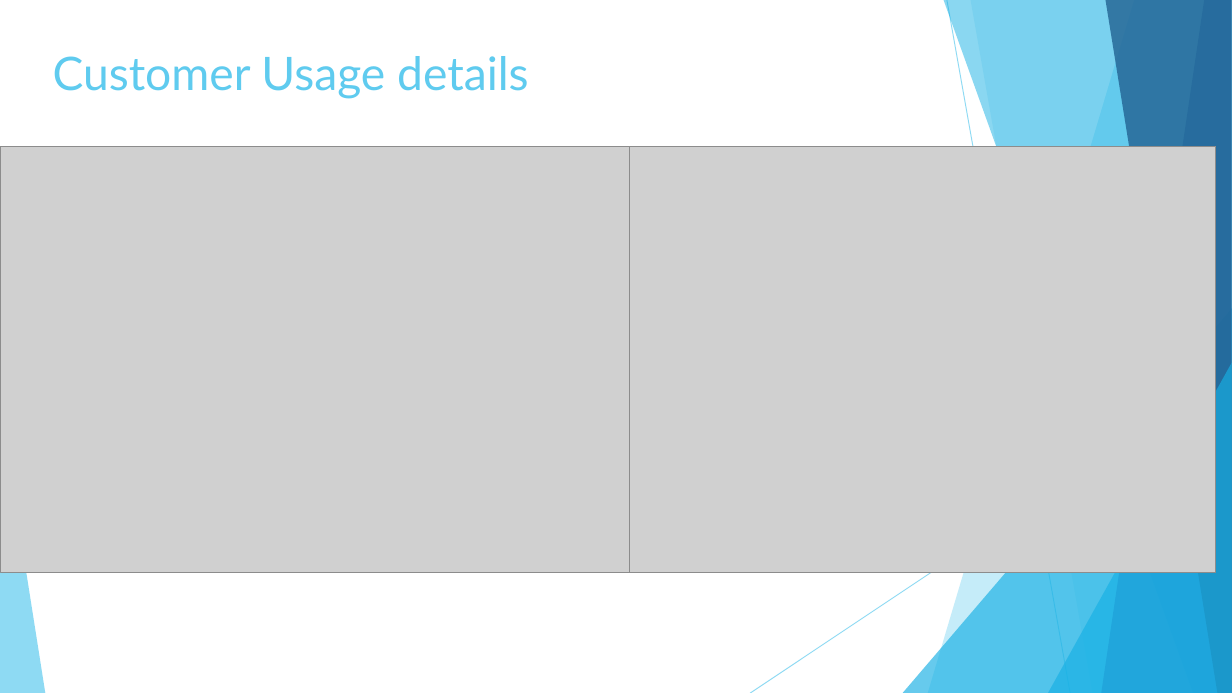
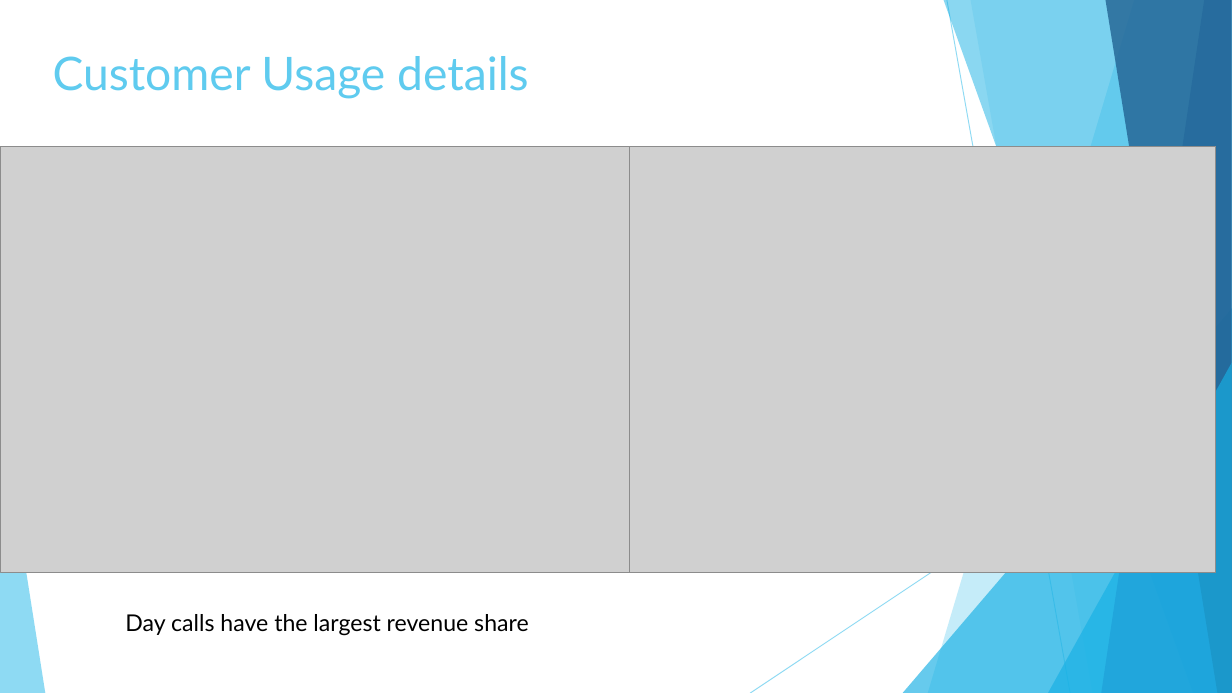
Before and after one commit to abahl88/Independent-Projects, a slide deck: slide 5 of Telecom Customer Churn/Telco Churn Presentation.pptx. Drawn at 1232x693 pixels with LibreOffice and Linux fonts; fonts in the diff are those of the drawing; grey boxes stand for pictures. Boxes give left, top, right and bottom in pixels: in the first picture for what was removed or moved away, otherwise in the second. Text is boxed around its words. In the diff, an @@ line names an element or a change of style, - is before the commit and + after.

```diff
--- a/Telecom Customer Churn/Telco Churn Presentation.pptx
+++ b/Telecom Customer Churn/Telco Churn Presentation.pptx
@@ text added at [125, 614, 528, 636], 18 pt, text #000000 @@
+Day calls have the largest revenue share
```
Also in this commit, not shown: 10 other slides changed, 1 other file.
